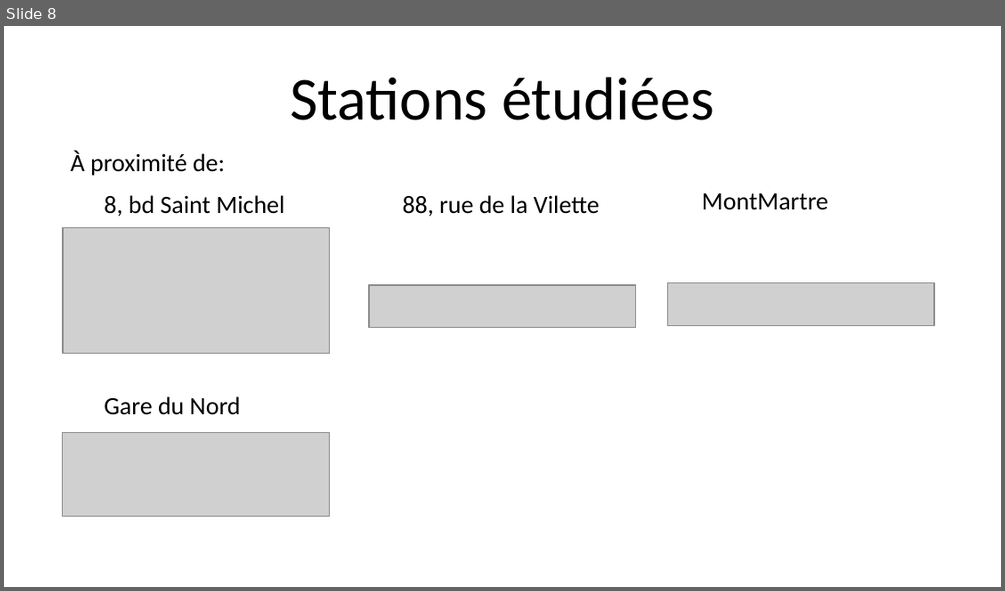
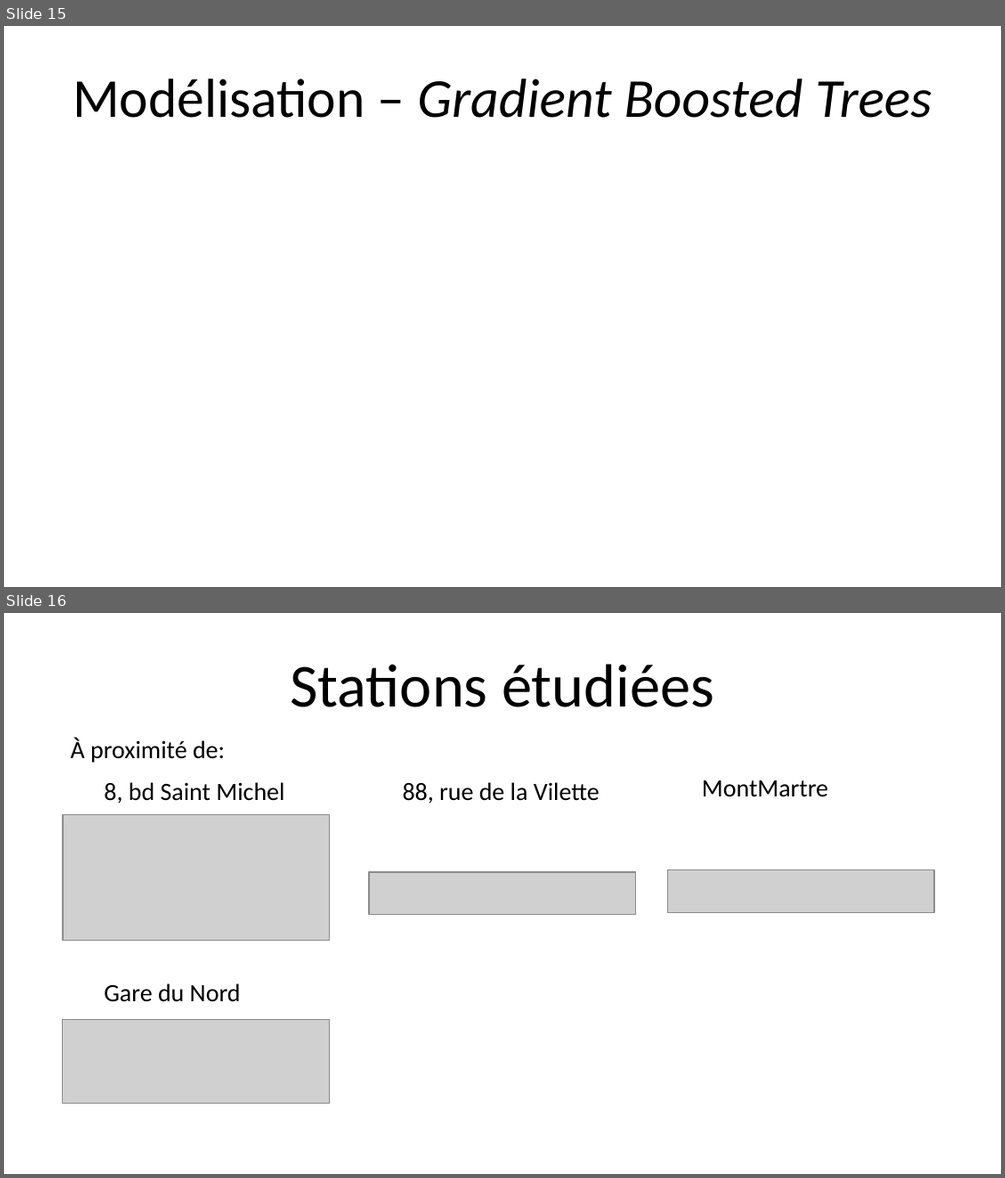
Before and after one commit to DianeBeldame/AppVelib, a slide deck: Presentation v0.1.pptx. Shown one above the other, each under a label of ours: slide 8 before the commit, slides 15 and 16 after it. The pictures are 1005x591 and 1005x1178 pixels, drawn with LibreOffice and Linux fonts; fonts in the diff are those of the drawing; grey boxes stand for pictures. Boxes give left, top, right and bottom in pixels: in the first picture for what was removed or moved away, otherwise in the second. Text is boxed around its words. In the diff, an @@ line names an element or a change of style, - is before the commit and + after.

```diff
--- a/Presentation v0.1.pptx
+++ b/Presentation v0.1.pptx
@@ slide 15 added at [4, 26, 1001, 587], background #FFFFFF @@
@@ title added at [73, 79, 931, 118], 39.6 pt, text #000000, italic @@
+Modélisation – Gradient Boosted Trees
@@ what was slide 8 is now slide 16 @@
```
Also in this commit, not shown: 6 slides changed, 9 other slides added, 3 other files.
